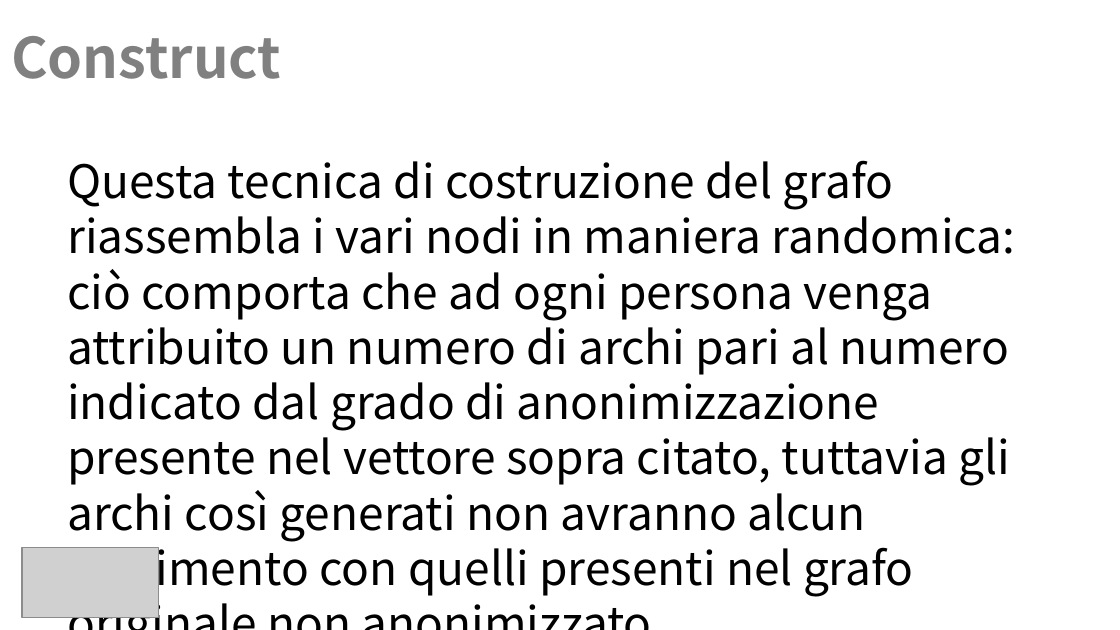
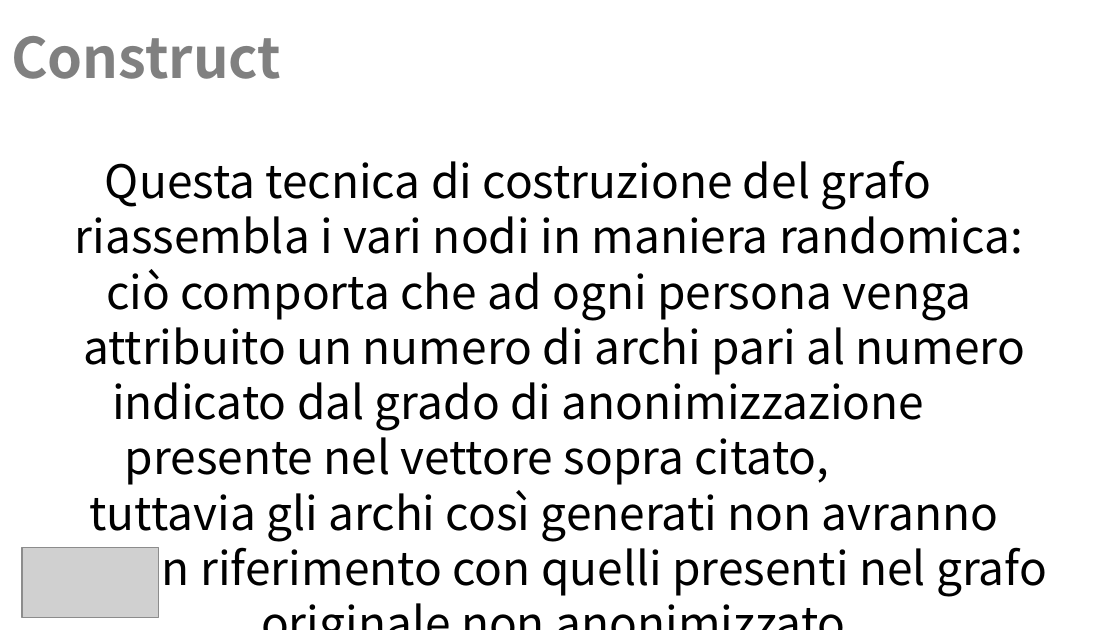
Before and after one commit to Navypowder/DP-P-project, a slide deck: slide 10 of Presentation/Towards_Identity_Anonymization_on_graph(K-degree anonymization).pptx. Drawn at 1120x630 pixels with LibreOffice and Linux fonts; fonts in the diff are those of the drawing; grey boxes stand for pictures; background and template pictures are left out. Boxes give left, top, right and bottom in pixels: in the first picture for what was removed or moved away, otherwise in the second. Text is boxed around its words. In the diff, an @@ line names an element or a change of style, - is before the commit and + after.

```diff
--- a/Presentation/Towards_Identity_Anonymization_on_graph(K-degree anonymization).pptx
+++ b/Presentation/Towards_Identity_Anonymization_on_graph(K-degree anonymization).pptx
@@ text "Questa tecnica di costruzione del ..." at [72,160,1047,597]: alignment left to centre @@
```
Also in this commit, not shown: 9 other slides changed.
